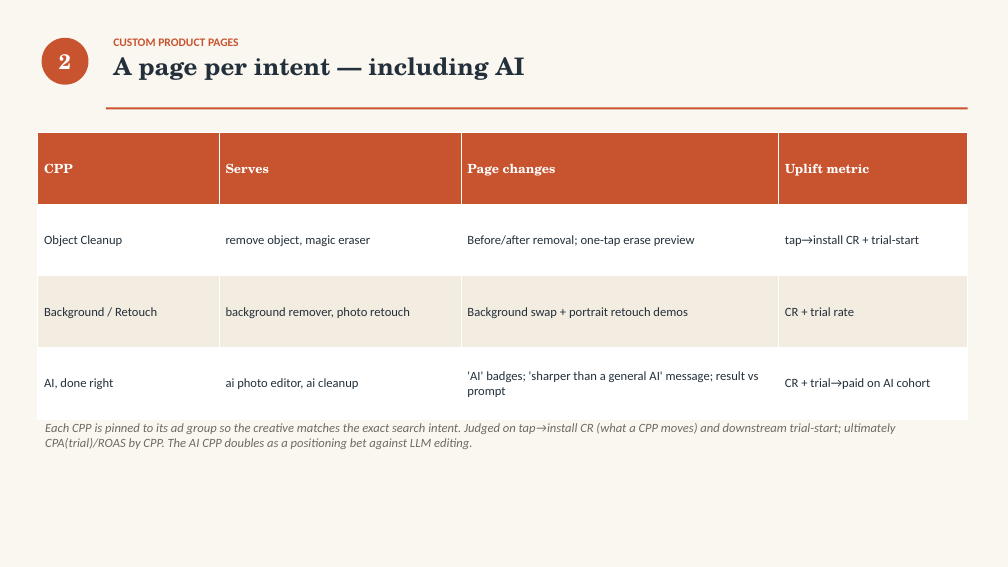
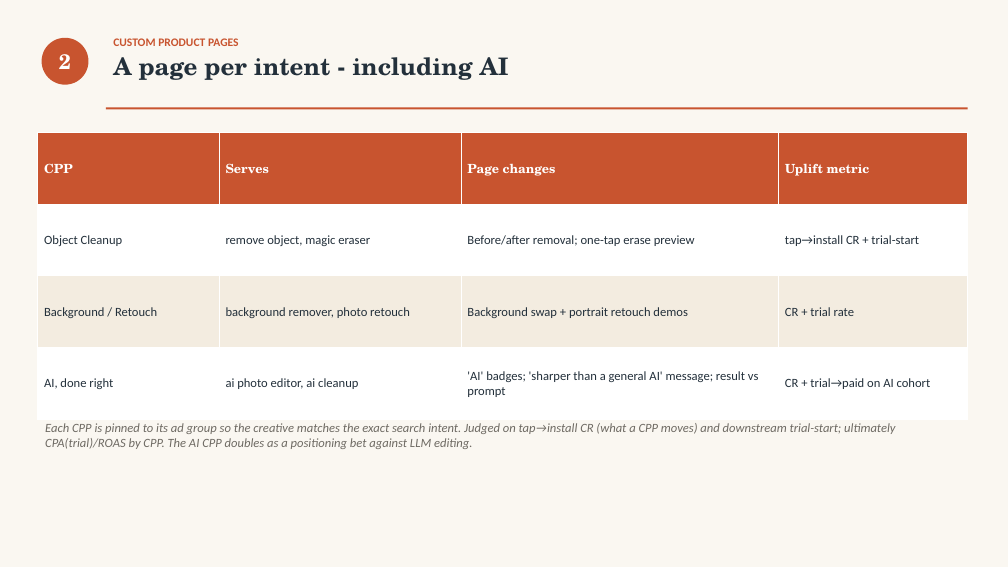
Before and after one commit to Xtrd-txt/asotraff, a slide deck: slide 6 of outputs/touchretouch-testtask/v2/TouchRetouch_Deck.pptx. Drawn at 1008x567 pixels with LibreOffice and Linux fonts; fonts in the diff are those of the drawing. Boxes give left, top, right and bottom in pixels: in the first picture for what was removed or moved away, otherwise in the second. Text is boxed around its words. In the diff, an @@ line names an element or a change of style, - is before the commit and + after.

```diff
--- a/outputs/touchretouch-testtask/v2/TouchRetouch_Deck.pptx
+++ b/outputs/touchretouch-testtask/v2/TouchRetouch_Deck.pptx
@@ text at (113, 57, 509, 80): text changed @@
-A page per intent — including AI
+A page per intent - including AI
```
Also in this commit, not shown: 11 other slides changed, 3 other files.
